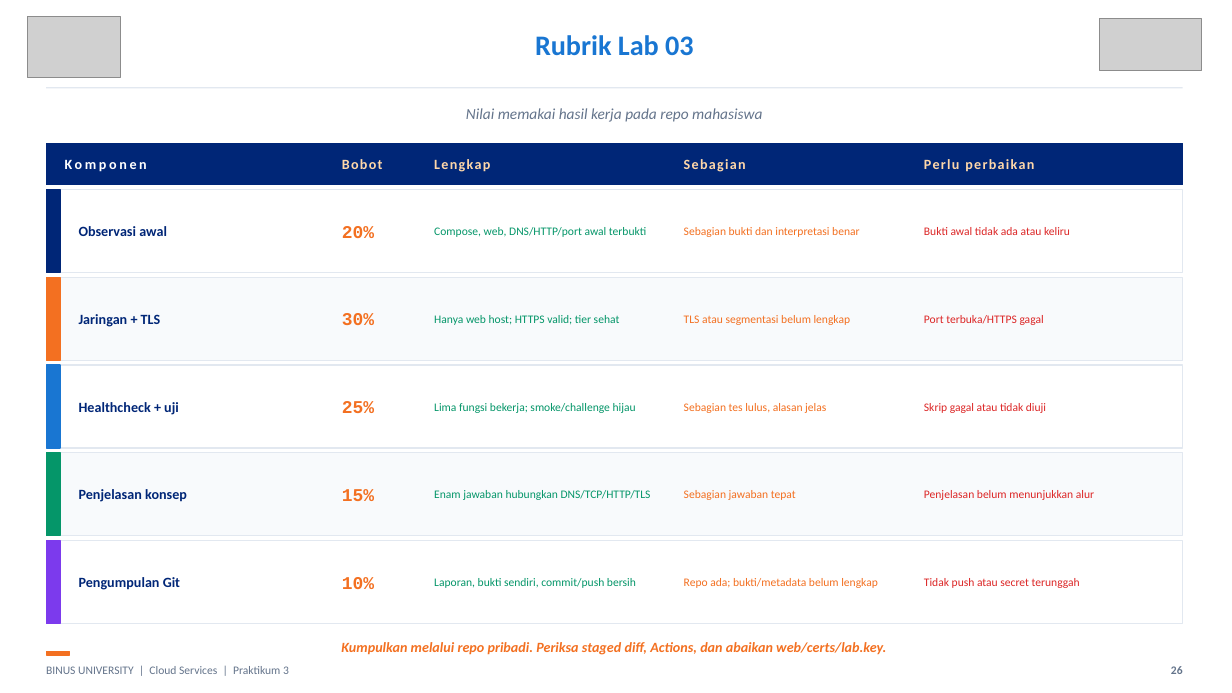
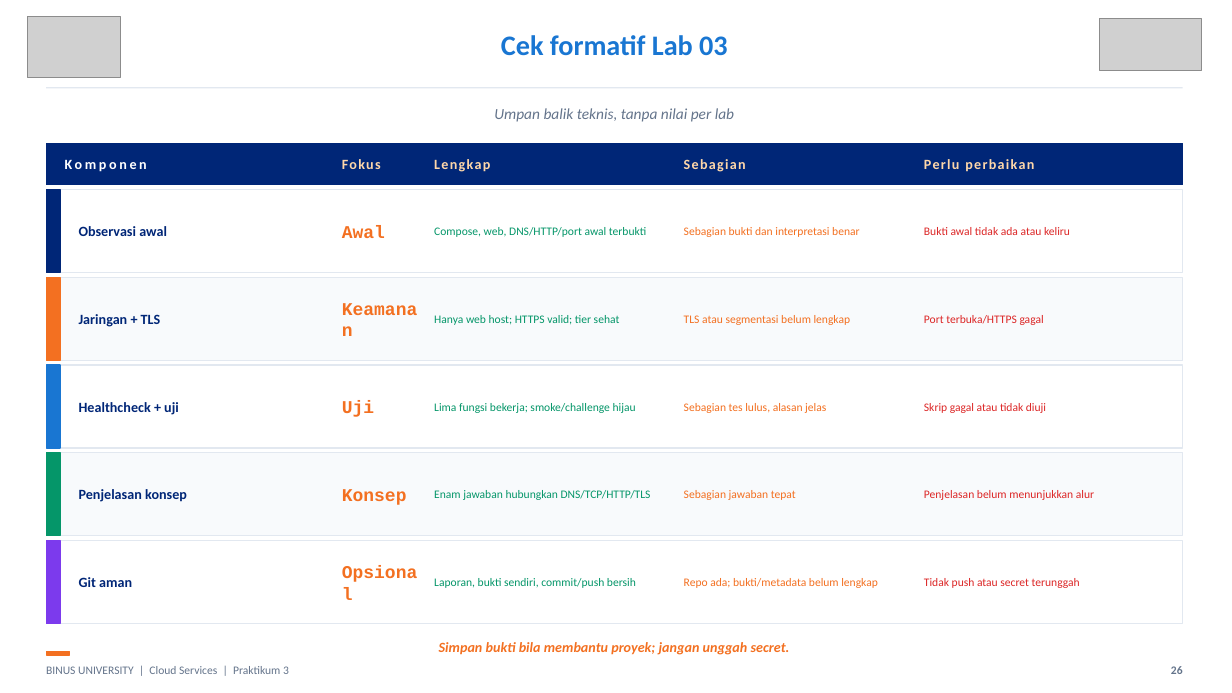
Before and after one commit to SeedFlora/meet3CloudService, a slide deck: slide 26 of slides/LAB03_Networking_Revisi_Bukti_Live.pptx. Drawn at 1232x693 pixels with LibreOffice and Linux fonts; fonts in the diff are those of the drawing; grey boxes stand for pictures. Boxes give left, top, right and bottom in pixels: in the first picture for what was removed or moved away, otherwise in the second. Text is boxed around its words. In the diff, an @@ line names an element or a change of style, - is before the commit and + after.

```diff
--- a/slides/LAB03_Networking_Revisi_Bukti_Live.pptx
+++ b/slides/LAB03_Networking_Revisi_Bukti_Live.pptx
@@ text at (501,35,728,56): text changed @@
-Rubrik Lab 03
+Cek formatif Lab 03
@@ text at (494,108,734,122): text changed @@
-Nilai memakai hasil kerja pada repo mahasiswa
+Umpan balik teknis, tanpa nilai per lab
@@ text at (342,159,381,169): text changed @@
-Bobot
+Fokus
@@ text at (342,225,385,238): text changed @@
-20%
+Awal
@@ text at (342,313,374,325): text changed @@
-30%
+Keamanan
@@ text at (342,401,374,417): text changed @@
-25%
+Uji
@@ text at (342,489,407,505): text changed @@
-15%
+Konsep
@@ text at (79,577,132,587): text changed @@
-Pengumpulan Git
+Git aman
@@ text at (342,577,374,589): text changed @@
-10%
+Opsional
@@ text at (439,642,790,655): text changed @@
-Kumpulkan melalui repo pribadi. Periksa staged diff, Actions, dan abaikan web/certs/lab.key.
+Simpan bukti bila membantu proyek; jangan unggah secret.
```
Also in this commit, not shown: 3 other slides changed, 9 other files.
